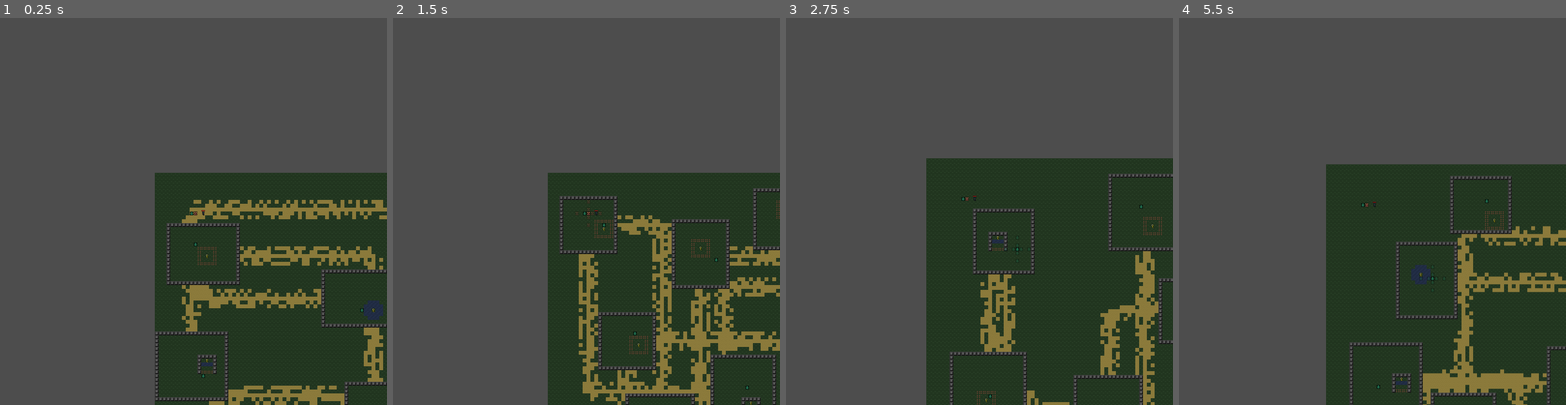
Above: before the commit, frames 1-4 (left to right).
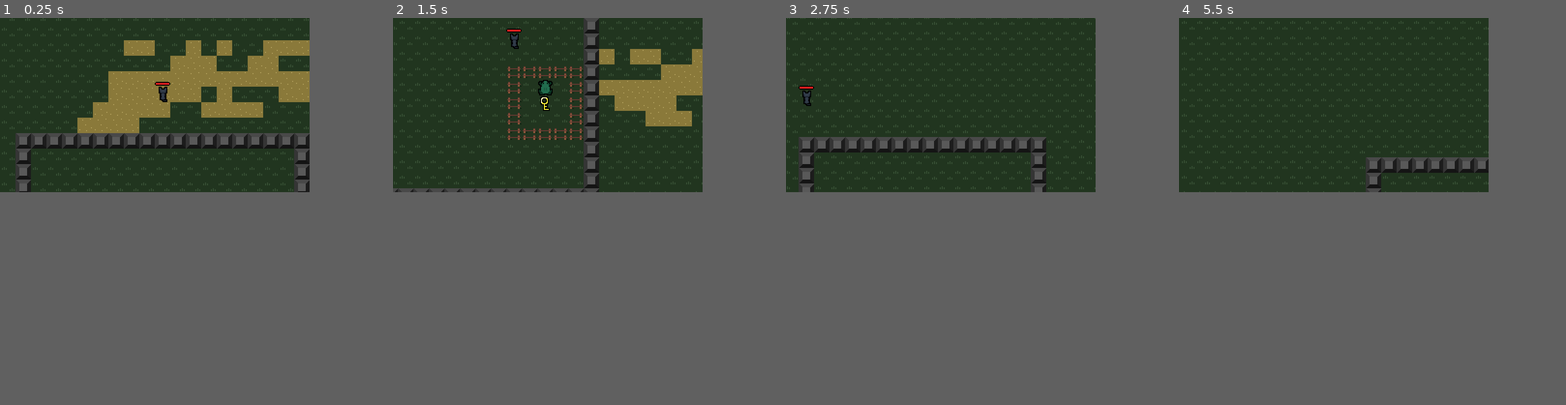
Above: after the commit, the same moments.

Repository: JiriOne/LDJAM56
Game: Godot game, scene res://scenes/main/main.tscn
The game is run twice, just before and just after one commit, with the same random seed, the same clock (stepped at 60 frames per second) and the same inputs.
Inputs (mouse positions are in pixels of both pictures, inside the frame that each line leads up to):
- Up to frame 1 (0.25 s): no input
- Up to frame 2 (1.5 s): move the mouse to (586, 211) at 0.52 s; click (586, 211) at 0.67 s; tap Space (ui_select) at 0.77 s; move the mouse to (586, 211) at 1.27 s; hold Left (ui_left) from 1.28 s (still down); click (586, 211) at 1.42 s
- Up to frame 3 (2.75 s): tap Space (ui_select) at 1.52 s; move the mouse to (1033, 265) at 2.02 s; release Left (ui_left) at 2.03 s; click (1033, 265) at 2.17 s
- Up to frame 4 (5.5 s): move the mouse to (1384, 397) at 2.77 s; click (1384, 397) at 2.92 s; tap Space (ui_select) at 3.02, 3.77, 4.52 s; move the mouse to (1418, 404) at 3.52 s; hold Left (ui_left) from 3.53 s (still down); click (1418, 404) at 3.67 s; move the mouse to (1496, 250) at 4.27 s; click (1496, 250) at 4.42 s; move the mouse to (1442, 288) at 5.02 s; click (1442, 288) at 5.17 s
The window is 800x800 before the commit and 640x360 after it. Grey fills any space a smaller window leaves; there, only what the larger window draws over its background counts as a difference.

The runs differ from the first frame. In frame 1, 63% of the frame differs, in the area x 0-100%, y 0-100%; in frame 2, 64%; in frame 3, 61%; in frame 4, 66%.
Error before the commit: Invalid access to property or key 'turn_taken' on a base object of type 'previously freed'. (res://globals/controller.gd:31)
Error after the commit: Invalid access to property or key 'position' on a base object of type 'previously freed'. (res://entities/player/player.gd:62)

Commit message:
more working dynamic party

Diff:
--- a/new-game-project/entities/player/player.gd
+++ b/new-game-project/entities/player/player.gd
@@ -46,7 +46,6 @@
 	print("test")
 	grid_system = get_parent()
 	grid_system.initialize()
-	Controller.party.append(self)
 	set_grid_pos(gridPosition)
 	var movement_file = FileAccess.open(self.get_script().get_path().get_base_dir() + "/movement.txt", FileAccess.READ)
 	var available_targets_text = movement_file.get_as_text()
@@ -155,7 +154,7 @@
 
 func _on_input_event(viewport: Node, event: InputEvent, shape_idx: int) -> void:
 	if event is InputEventMouseButton:
-		if event.pressed and event.button_index == MOUSE_BUTTON_LEFT and current_state == State.IDLE and turn_taken == false and controller.player_turn == true:
+		if event.pressed and event.button_index == MOUSE_BUTTON_LEFT and current_state == State.IDLE and turn_taken == false and controller.player_turn == true and self in Controller.party:
 			print()
 			var plys = get_tree().get_nodes_in_group("player_character")
 			for ply in plys:
--- a/new-game-project/project.godot
+++ b/new-game-project/project.godot
@@ -23,8 +23,8 @@
 
 [display]
 
-window/size/viewport_width=1600
-window/size/viewport_height=1600
+window/size/viewport_width=320
+window/size/viewport_height=180
 window/size/initial_position=Vector2i(100, 100)
 window/size/window_width_override=1280
 window/size/window_height_override=720
--- a/new-game-project/scenes/level/level.tscn
+++ b/new-game-project/scenes/level/level.tscn
@@ -1,11 +1,9 @@
-[gd_scene load_steps=7 format=3 uid="uid://nrtd32g467au"]
+[gd_scene load_steps=5 format=3 uid="uid://nrtd32g467au"]
 
 [ext_resource type="PackedScene" uid="uid://nsyjrhc8v01u" path="res://scenes/gridsystem/grid_system.tscn" id="1_mppkf"]
-[ext_resource type="PackedScene" uid="uid://boafweukv20g8" path="res://entities/frog/frog.tscn" id="2_iquky"]
 [ext_resource type="PackedScene" uid="uid://d4cggb2eydk77" path="res://scenes/level_generator/level_generator.tscn" id="3_6vnbk"]
 [ext_resource type="PackedScene" uid="uid://c6lkb2j5hossk" path="res://entities/enemy/enemy.tscn" id="3_cnh8g"]
 [ext_resource type="Script" path="res://scenes/level/camera_2d.gd" id="4_deg2p"]
-[ext_resource type="PackedScene" uid="uid://cbk8txuwkh0dh" path="res://entities/mole/mole.tscn" id="5_hiqb6"]
 
 [node name="Level" type="Node2D"]
 
@@ -15,14 +13,8 @@
 grid_width = 100
 grid_height = 100
 
-[node name="Frog" parent="GridSystem" instance=ExtResource("2_iquky")]
-gridPosition = Vector2(9, 10)
-attackDamage = 40
-
 [node name="Enemy" parent="GridSystem" instance=ExtResource("3_cnh8g")]
 gridPosition = Vector2(12, 10)
-
-[node name="Mole" parent="GridSystem" instance=ExtResource("5_hiqb6")]
 
 [node name="Camera2D" type="Camera2D" parent="."]
 position_smoothing_speed = 8.0
--- a/new-game-project/scenes/level_generator/level_generator.gd
+++ b/new-game-project/scenes/level_generator/level_generator.gd
@@ -3,6 +3,7 @@
 @onready var grid_system = $"../GridSystem"
 @onready var tile_map_layer: TileMapLayer = $TileMapLayer
 var rng = RandomNumberGenerator.new()
+@onready var camera_2d: Camera2D = $"../Camera2D"
 
 
 func _create_water_puzzle(key_pos: Vector2):
@@ -181,7 +182,12 @@
 		var player = preload("res://entities/frog/frog.tscn").instantiate()
 		player.position = room_locations[i]*16 + round(room_sizes[i] / 2 + Vector2(rng.randi_range(-3,3), rng.randi_range(-3,3))) *16
 		player.gridPosition = player.position/16
+		if i == 0:
+			Controller.party.append(player)
+			camera_2d.focus_on_player(player)
+
 		grid_system.add_child(player)
+
 
 
 # Called every frame. 'delta' is the elapsed time since the previous frame.
